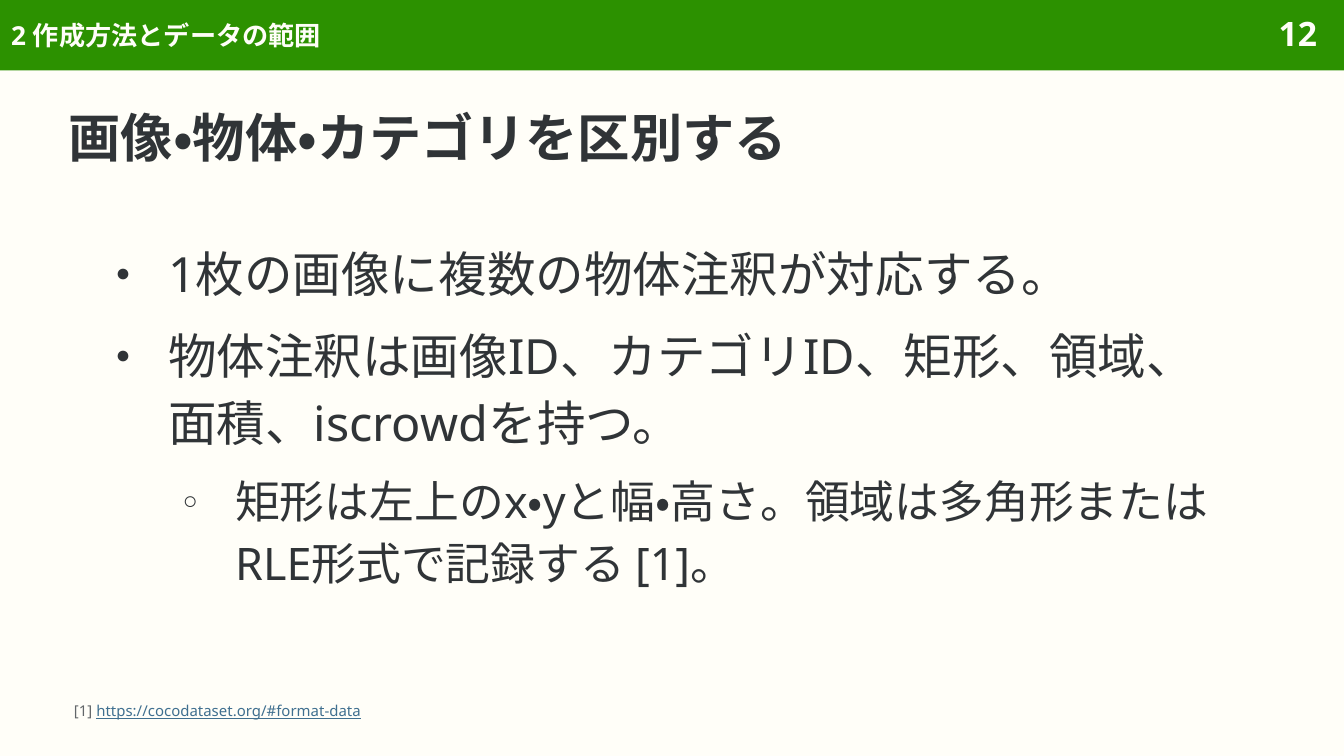
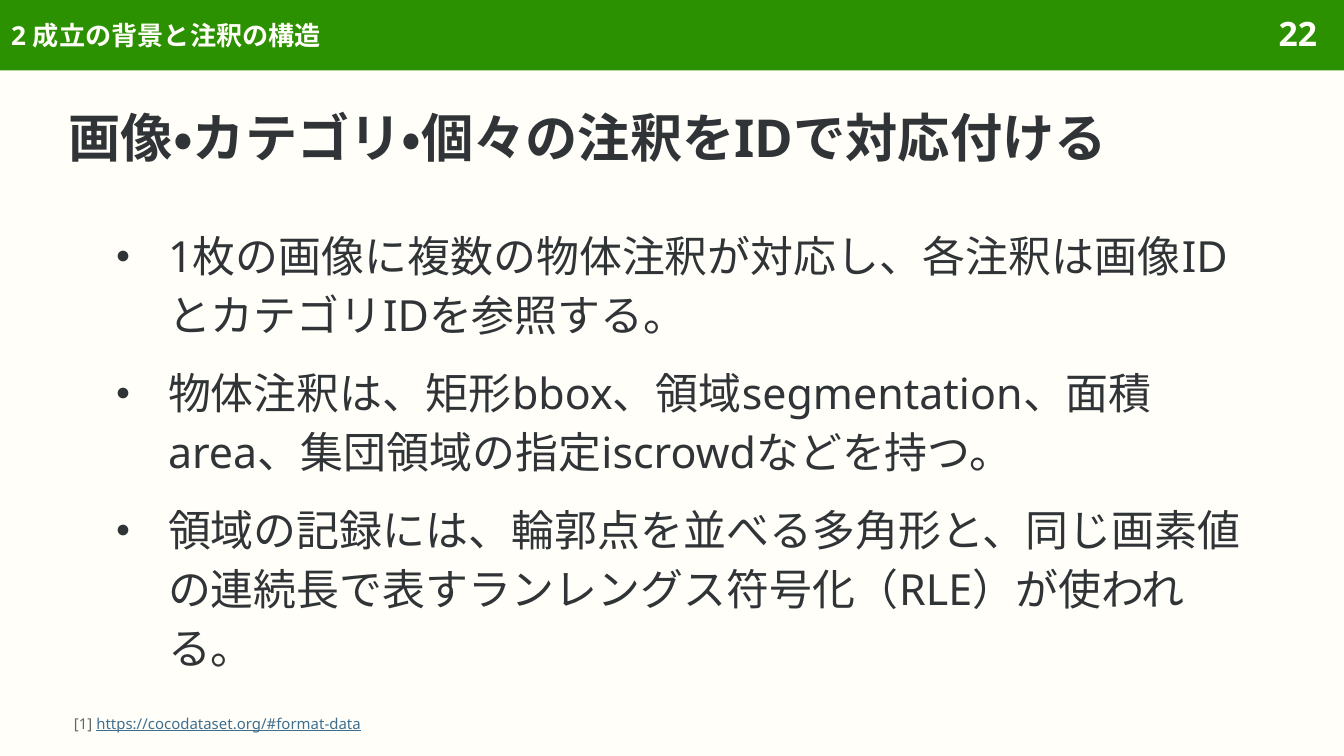
Before and after one commit to sasakiy84/datasets-in-10-minutes, a slide deck: slide 22 of slides/datasets-in-10-minutes-coco.pptx (slide 12 before the commit). Drawn at 1344x756 pixels with LibreOffice and Linux fonts; fonts in the diff are those of the drawing. Boxes give left, top, right and bottom in pixels: in the first picture for what was removed or moved away, otherwise in the second. Text is boxed around its words. In the diff, an @@ line names an element or a change of style, - is before the commit and + after.

```diff
--- a/slides/datasets-in-10-minutes-coco.pptx
+++ b/slides/datasets-in-10-minutes-coco.pptx
@@ title at [11, 22, 321, 48]: text changed @@
-2 作成方法とデータの範囲
+2 成立の背景と注釈の構造
@@ page number at [1279, 21, 1317, 46]: text changed @@
-12
+22
@@ title at [69, 112, 1107, 162]: text changed @@
-画像・物体・カテゴリを区別する
+画像・カテゴリ・個々の注釈をIDで対応付ける
@@ text at [168, 235, 1240, 667]: text changed; size 26 to 23 pt @@
-● 1枚の画像に複数の物体注釈が対応する。
-● 物体注釈は画像ID、カテゴリID、矩形、領域、面積、iscrowdを持つ。
-  ○ 矩形は左上のx・yと幅・高さ。領域は多角形またはRLE形式で記録する [1]。
+● 1枚の画像に複数の物体注釈が対応し、各注釈は画像IDとカテゴリIDを参照する。
+● 物体注釈は、矩形bbox、領域segmentation、面積area、集団領域の指定iscrowdなどを持つ。
+● 領域の記録には、輪郭点を並べる多角形と、同じ画素値の連続長で表すランレングス符号化（RLE）が使われる。
@@ text "[1] https://cocodataset.org/#format-data": place and size @@
-text "[1] https://cocodataset.org/#format-data" at [74, 704, 360, 720]
+text "[1] https://cocodataset.org/#format-data" at [74, 717, 360, 733]
@@ text "[1] https://cocodataset.org/#format-data" at [74, 717, 360, 733]: line spacing 1.15 to 12pt @@
```
Also in this commit, not shown: 32 other slides changed, 22 slides added, 4 other files.
